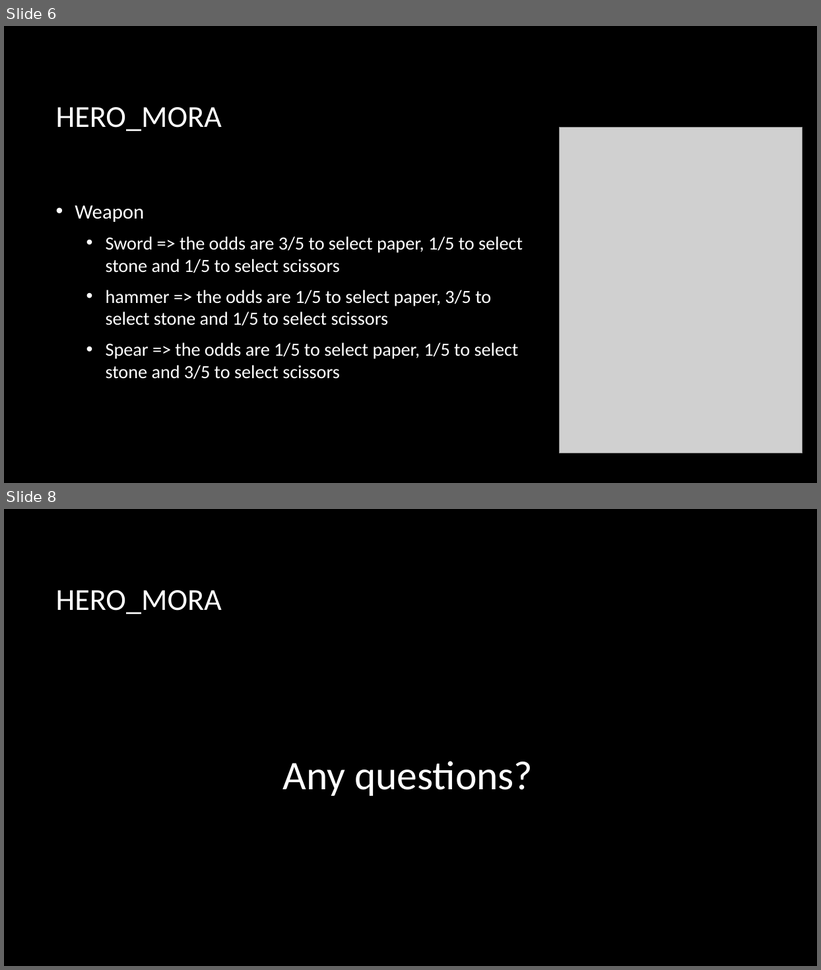
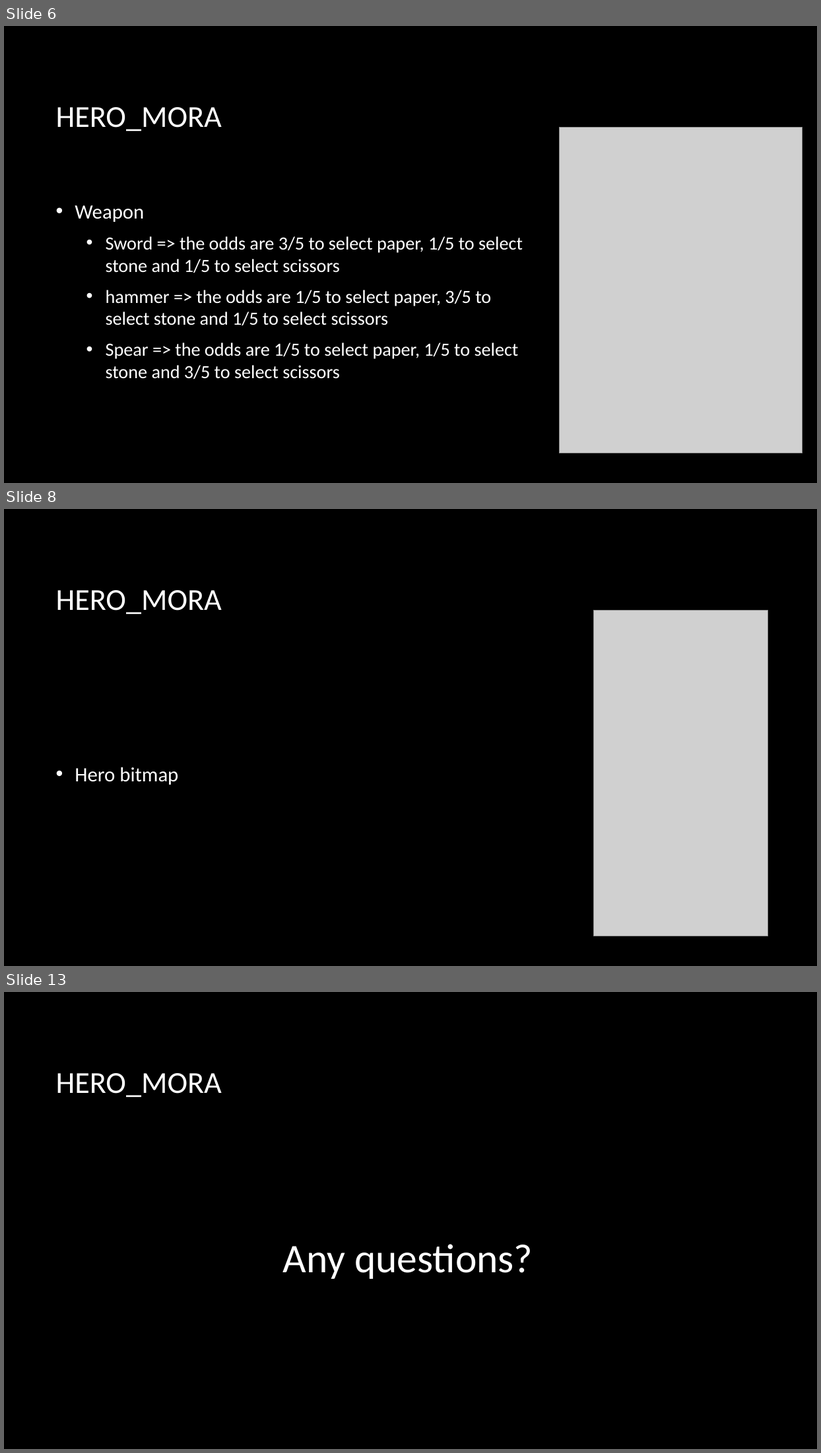
Before and after one commit to CaramelYo/Hero_Mora, a slide deck: Hero_Mora/bin/Release/Hero_Mora.pptx. Shown one above the other, each under a label of ours: slides 6 and 8 before the commit, slides 6, 8 and 13 after it; the slides between them are not shown. The pictures are 821x970 and 821x1453 pixels, drawn with LibreOffice and Linux fonts; fonts in the diff are those of the drawing; grey boxes stand for pictures; background and template pictures are left out. Boxes give left, top, right and bottom in pixels: in the first picture for what was removed or moved away, otherwise in the second. Text is boxed around its words. In the diff, an @@ line names an element or a change of style, - is before the commit and + after.

Commit message:
modified:   Hero_Mora/bin/Release/Hero_Mora.exe 	modified:   Hero_Mora/bin/Release/Hero_Mora.pptx give up the thought giving the bitmap.cs to students instead, update all bitmaps in ppt file

```diff
--- a/Hero_Mora/bin/Release/Hero_Mora.pptx
+++ b/Hero_Mora/bin/Release/Hero_Mora.pptx
@@ slide 8 added at <box>4,509,817,966</box>, background picture (left out) @@
@@ title added at <box>56,590,222,615</box>, 36 pt, text #FFFFFF @@
+HERO_MORA
@@ picture added at <box>594,611,768,937</box> @@
@@ text added at <box>75,767,178,785</box>, 24 pt, text #FFFFFF @@
+• Hero bitmap
@@ what was slide 8 is now slide 13 @@
```
Also in this commit, not shown: 1 slide changed, 4 other slides added, 1 other file.
